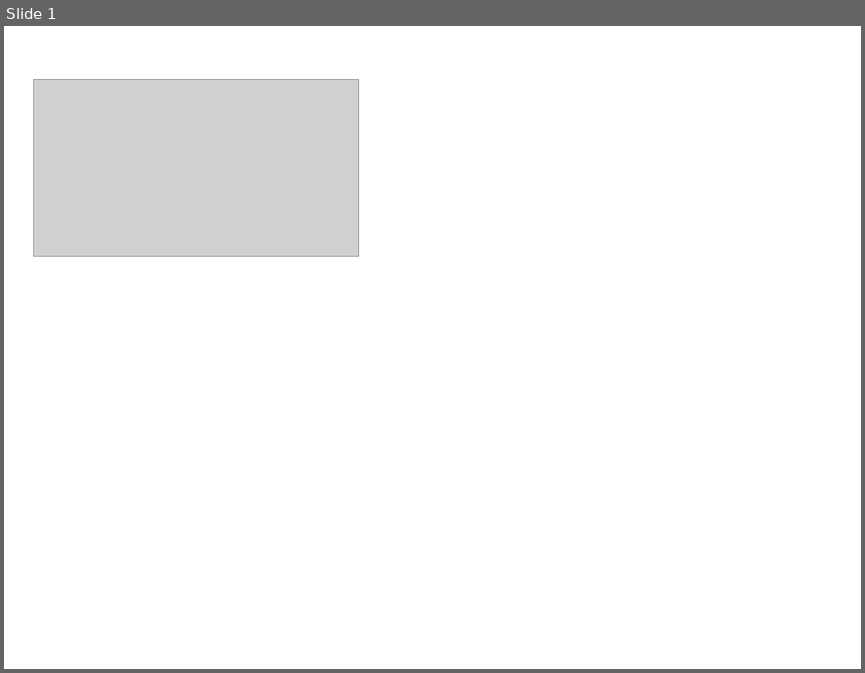
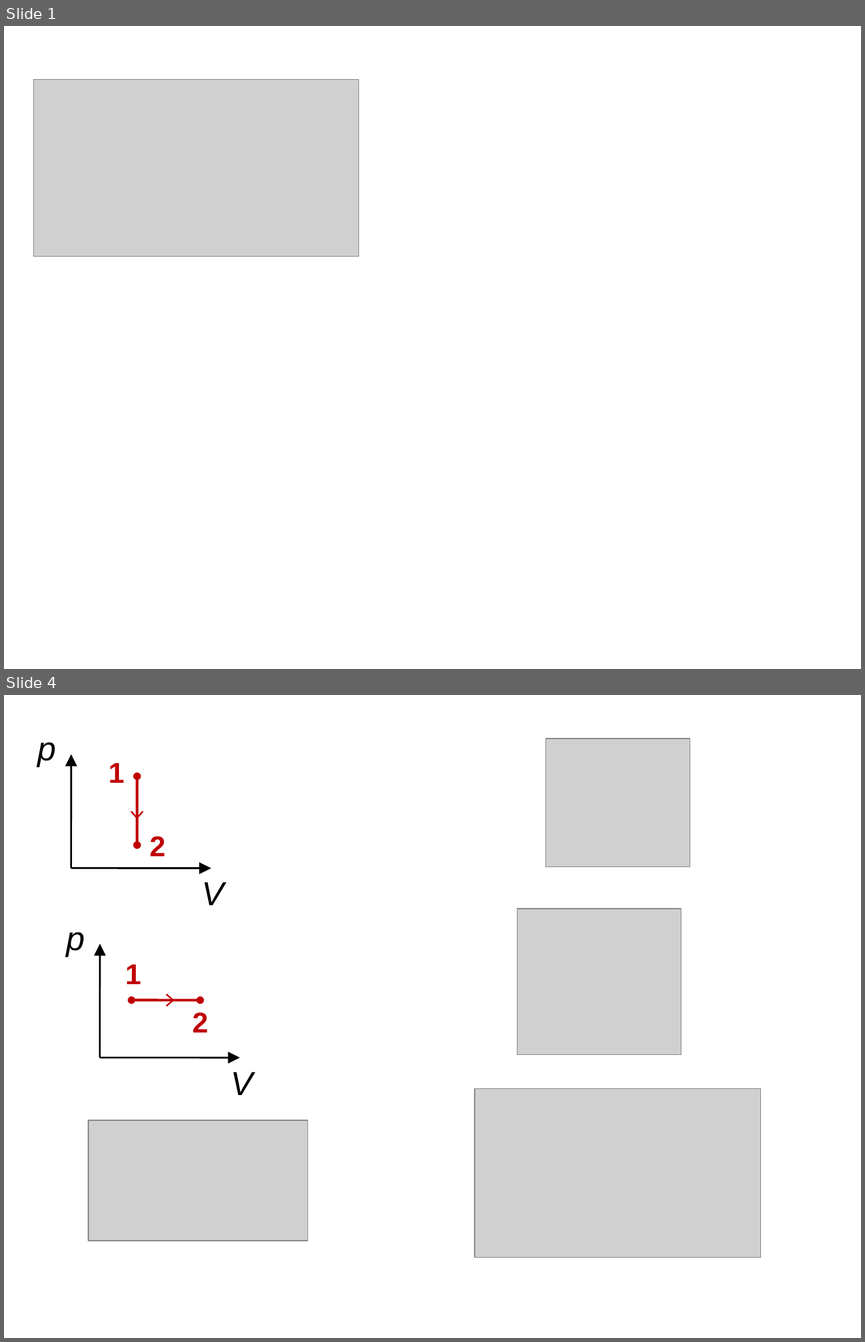
Before and after one commit to l432/NMK, a slide deck: Lecture/Chem/1semestr/Kr1_2022/SvivbesidaFigs.ppt. Shown one above the other, each under a label of ours: slide 1 before the commit, slides 1 and 4 after it; the slides between them are not shown. The pictures are 865x673 and 865x1342 pixels, drawn with LibreOffice and Linux fonts; fonts in the diff are those of the drawing; grey boxes stand for pictures. Boxes give left, top, right and bottom in pixels: in the first picture for what was removed or moved away, otherwise in the second. Text is boxed around its words. In the diff, an @@ line names an element or a change of style, - is before the commit and + after.

```diff
--- a/Lecture/Chem/1semestr/Kr1_2022/SvivbesidaFigs.ppt
+++ b/Lecture/Chem/1semestr/Kr1_2022/SvivbesidaFigs.ppt
@@ slide 4 added at box(4, 695, 861, 1338), background #FFFFFF @@
@@ text added at box(37, 742, 56, 767), 28 pt, text #000000, italic @@
+p
@@ arrow added from (71, 868) to (71, 754), #000000 1.5 pt @@
@@ picture added at box(545, 739, 689, 867) @@
@@ text added at box(109, 763, 124, 783), 24 pt, text #C00000, bold @@
+1
@@ ellipse added at box(135, 774, 139, 779), fill #C00000, outline #C00000 2.01 pt @@
@@ line added from (137, 779) to (137, 843), #C00000 2.24 pt @@
@@ arrow added from (137, 783) to (137, 819), #C00000 1.5 pt @@
@@ text added at box(150, 836, 165, 856), 24 pt, text #C00000, bold @@
+2
@@ ellipse added at box(135, 843, 139, 847), fill #C00000, outline #C00000 2.01 pt @@
@@ arrow added from (71, 868) to (211, 868), #000000 1.5 pt @@
@@ text added at box(202, 882, 224, 905), 28 pt, text #000000, italic @@
+V
@@ picture added at box(517, 909, 682, 1054) @@
@@ text added at box(66, 932, 84, 957), 28 pt, text #000000, italic @@
+p
@@ arrow added from (100, 1057) to (100, 943), #000000 1.5 pt @@
@@ text added at box(125, 964, 141, 984), 24 pt, text #C00000, bold @@
+1
@@ group added at box(129, 998, 203, 1002): 2 ellipses, 1 line, 1 arrow @@
@@ text added at box(192, 1012, 208, 1032), 24 pt, text #C00000, bold @@
+2
@@ arrow added from (100, 1057) to (239, 1057), #000000 1.5 pt @@
@@ text added at box(230, 1072, 253, 1095), 28 pt, text #000000, italic @@
+V
@@ picture added at box(475, 1088, 761, 1257) @@
@@ picture added at box(88, 1120, 307, 1241) @@
```
Also in this commit, not shown: 3 other slides added, 1 slide removed, 2 other files.
